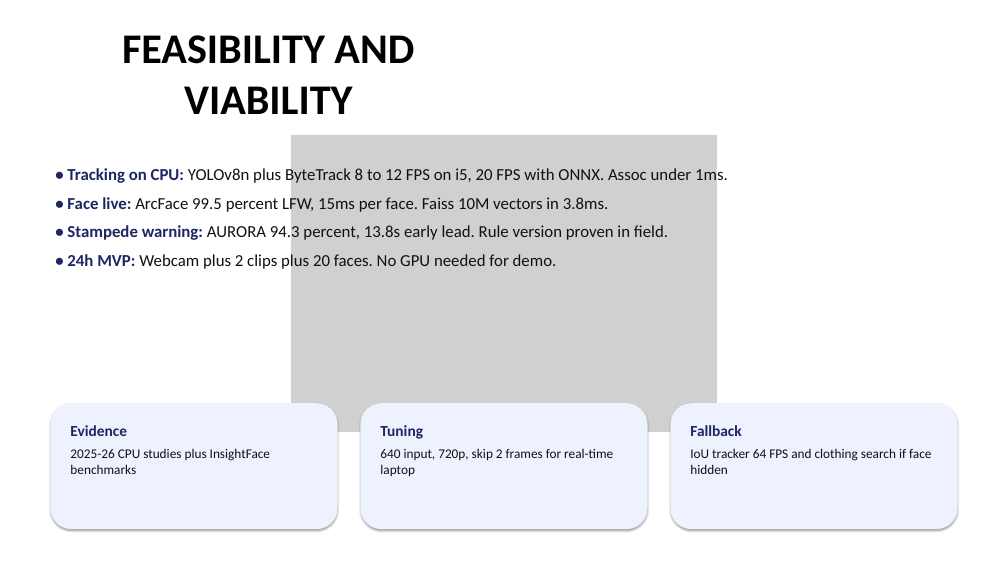
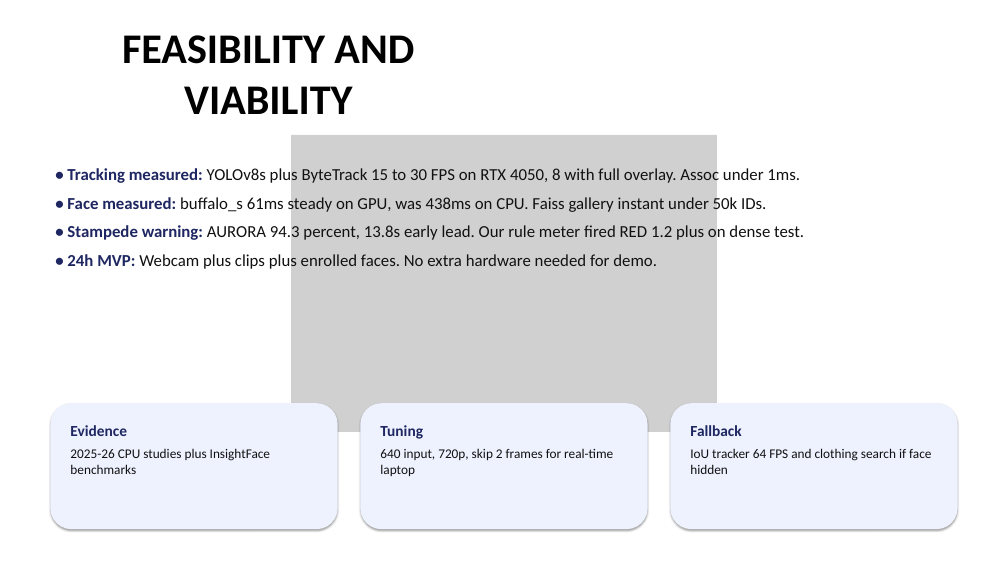
Before and after one commit to shounakjoshi88-a11y/raksha-crowd-safety-hackathon, a slide deck: slide 4 of deck/Raksha_Hackathon2026_Final.pptx. Drawn at 1008x567 pixels with LibreOffice and Linux fonts; fonts in the diff are those of the drawing; grey boxes stand for pictures. Boxes give left, top, right and bottom in pixels: in the first picture for what was removed or moved away, otherwise in the second. Text is boxed around its words. In the diff, an @@ line names an element or a change of style, - is before the commit and + after.

Commit message:
feat: phase 5 hardening, measured deck, PDF, gpu face 7x

```diff
--- a/deck/Raksha_Hackathon2026_Final.pptx
+++ b/deck/Raksha_Hackathon2026_Final.pptx
@@ text at [67, 167, 804, 271]: text changed @@
-• Tracking on CPU: YOLOv8n plus ByteTrack 8 to 12 FPS on i5, 20 FPS with ONNX. Assoc under 1ms.
-• Face live: ArcFace 99.5 percent LFW, 15ms per face. Faiss 10M vectors in 3.8ms.
-• Stampede warning: AURORA 94.3 percent, 13.8s early lead. Rule version proven in field.
-• 24h MVP: Webcam plus 2 clips plus 20 faces. No GPU needed for demo.
+• Tracking measured: YOLOv8s plus ByteTrack 15 to 30 FPS on RTX 4050, 8 with full overlay. Assoc under 1ms.
+• Face measured: buffalo_s 61ms steady on GPU, was 438ms on CPU. Faiss gallery instant under 50k IDs.
+• Stampede warning: AURORA 94.3 percent, 13.8s early lead. Our rule meter fired RED 1.2 plus on dense test.
+• 24h MVP: Webcam plus clips plus enrolled faces. No extra hardware needed for demo.
```
Also in this commit, not shown: 3 other files.
